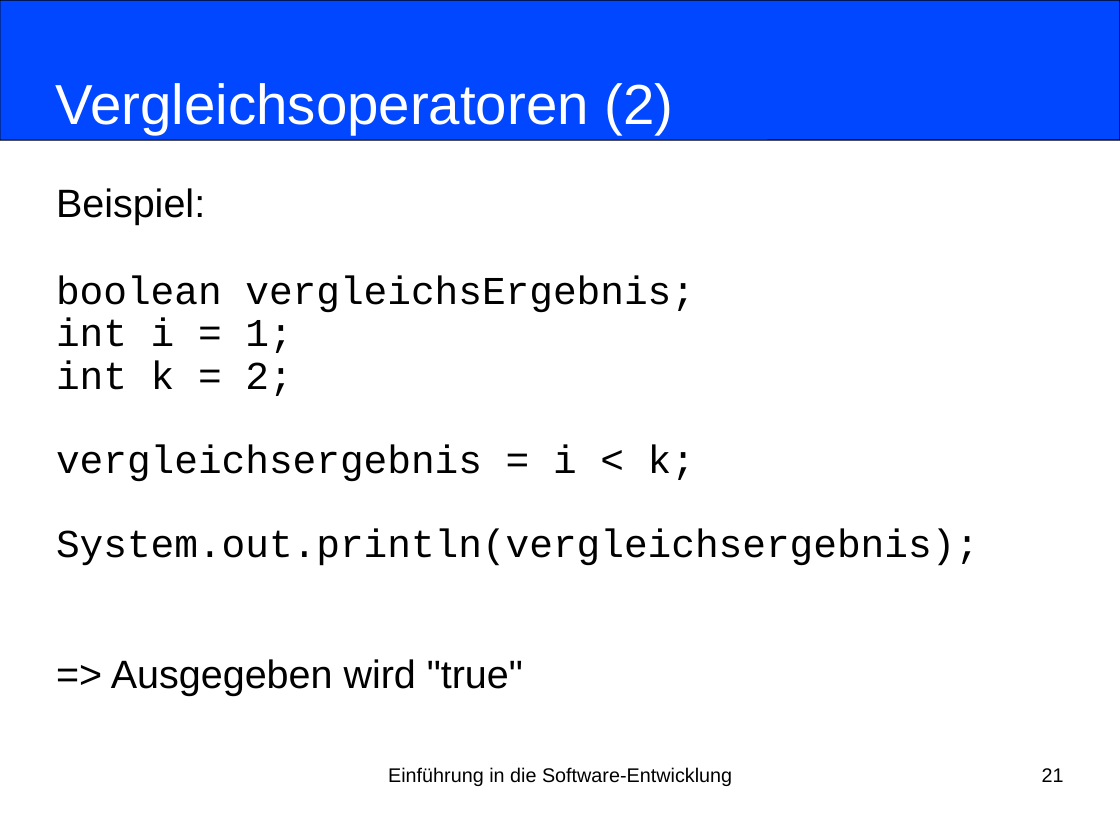
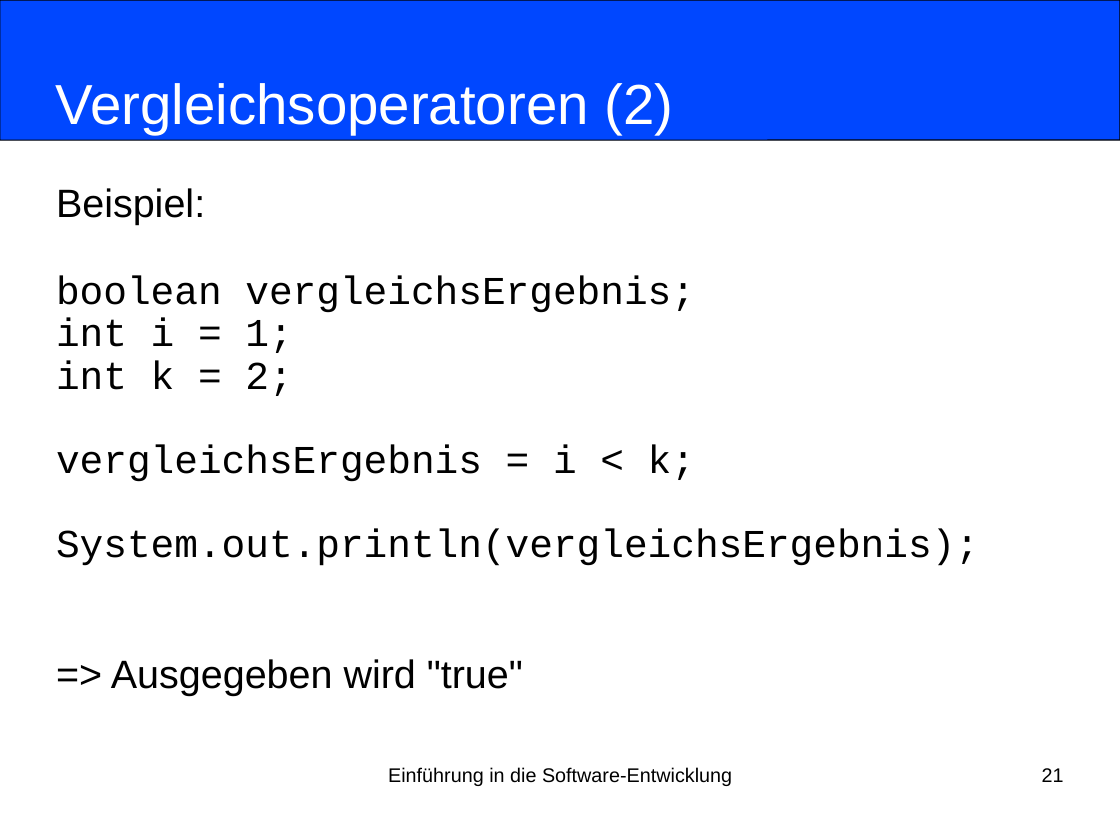
Before and after one commit to nordakademie-einfuehrung-java/vorlesungsskript, a slide deck: slide 21 of folien/Semester_03_Termin_03_Kapitel03.ppt. Drawn at 1120x840 pixels with LibreOffice and Linux fonts; fonts in the diff are those of the drawing. Boxes give left, top, right and bottom in pixels: in the first picture for what was removed or moved away, otherwise in the second. Text is boxed around its words. In the diff, an @@ line names an element or a change of style, - is before the commit and + after.

Commit message:
typo in beispielcode behoben

```diff
--- a/folien/Semester_03_Termin_03_Kapitel03.ppt
+++ b/folien/Semester_03_Termin_03_Kapitel03.ppt
@@ subtitle at [56, 445, 979, 566]: text changed @@
-vergleichsergebnis = i < k;
-System.out.println(vergleichsergebnis);
+vergleichsErgebnis = i < k;
+System.out.println(vergleichsErgebnis);
```
Also in this commit, not shown: 2 other slides changed.
